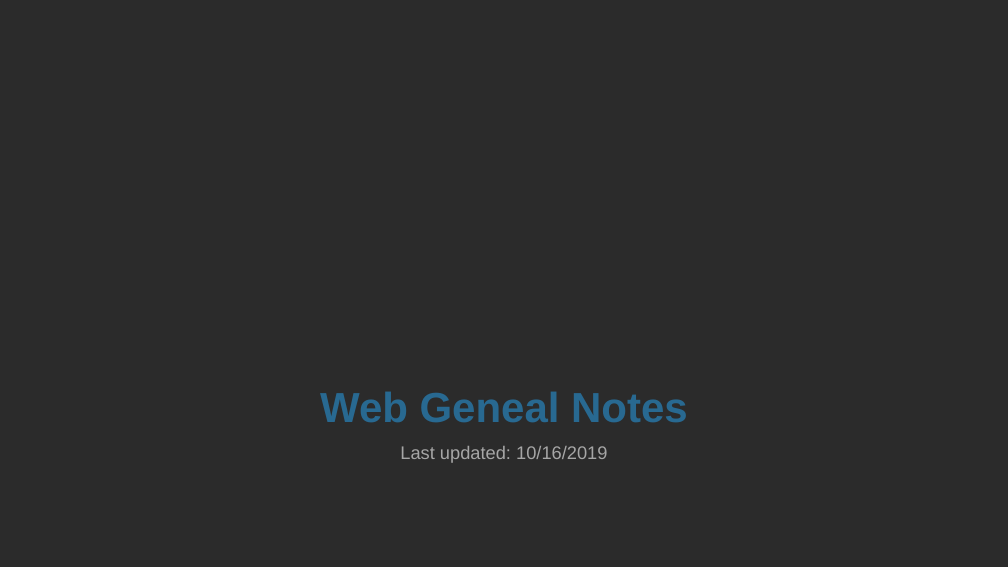
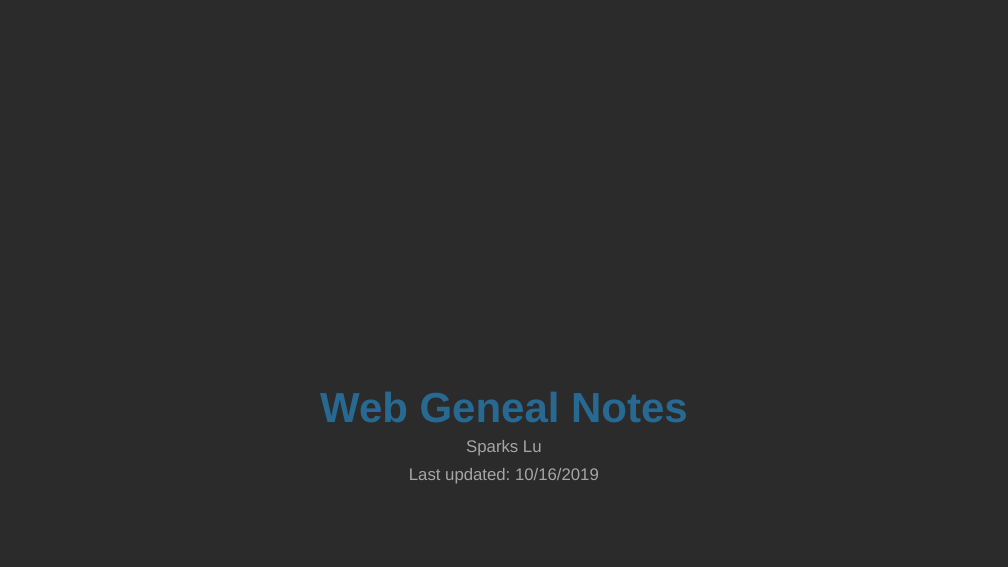
Before and after one commit to Sparks-Lu/TechNotes, a slide deck: slide 1 of Web/WebGeneral-Notes.pptx. Drawn at 1008x567 pixels with LibreOffice and Linux fonts; fonts in the diff are those of the drawing; background and template pictures are left out; a plain dark background stands for a picture behind light text. Boxes give left, top, right and bottom in pixels: in the first picture for what was removed or moved away, otherwise in the second. Text is boxed around its words. In the diff, an @@ line names an element or a change of style, - is before the commit and + after.

```diff
--- a/Web/WebGeneral-Notes.pptx
+++ b/Web/WebGeneral-Notes.pptx
@@ subtitle "Sparks Lu": place and size @@
-subtitle "Sparks Lu" at (400, 446, 607, 463)
+subtitle "Sparks Lu" at (409, 440, 599, 484)
@@ subtitle at (466, 440, 542, 456): paragraph added @@
+Sparks Lu
@@ subtitle at (409, 468, 599, 484): size 17.4 to 16 pt in "Last updated: 10/16/2019" @@
```
Also in this commit, not shown: 1 slide added, 14 other files.
